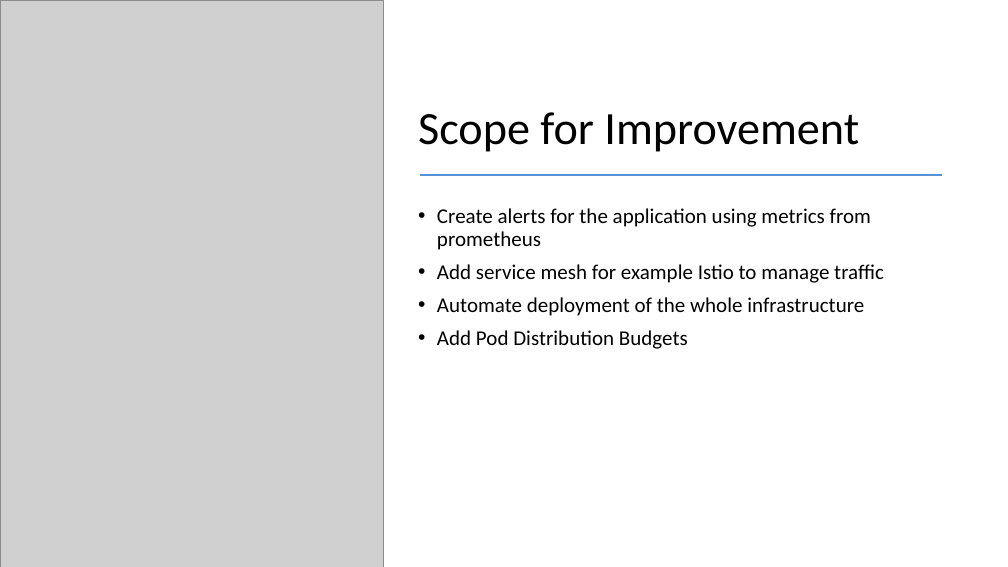
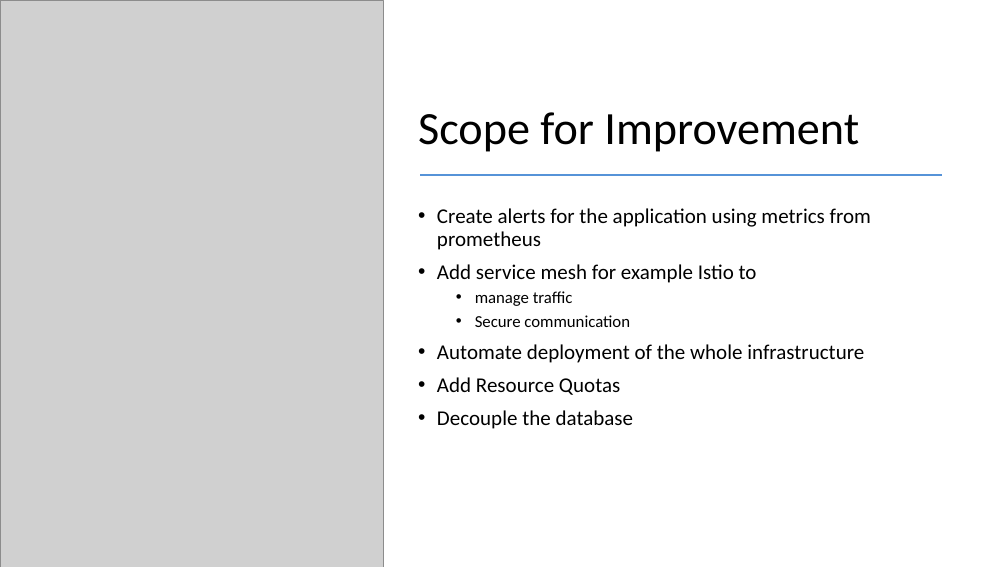
Before and after one commit to Iyad87/ghost-helm, a slide deck: slide 11 of ghost-ppt.pptx (slide 12 before the commit). Drawn at 1008x567 pixels with LibreOffice and Linux fonts; fonts in the diff are those of the drawing; grey boxes stand for pictures. Boxes give left, top, right and bottom in pixels: in the first picture for what was removed or moved away, otherwise in the second. Text is boxed around its words. In the diff, an @@ line names an element or a change of style, - is before the commit and + after.

```diff
--- a/ghost-ppt.pptx
+++ b/ghost-ppt.pptx
@@ text at bbox=[437, 264, 757, 327]: text changed; size 20 to 16 pt @@
-• Add service mesh for example Istio to manage traffic
+• Add service mesh for example Istio to
+  • manage traffic
+  • Secure communication
@@ text at bbox=[437, 377, 634, 429]: text changed @@
-• Add Pod Distribution Budgets
+• Add Resource Quotas
+• Decouple the database
```
Also in this commit, not shown: 4 other slides changed, 2 slides added, 3 slides removed.
